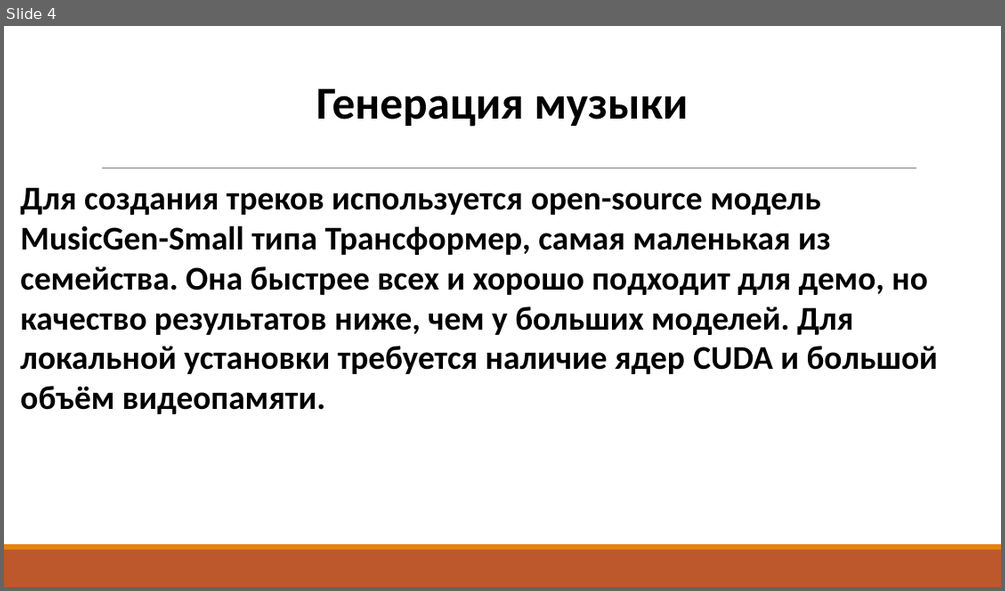
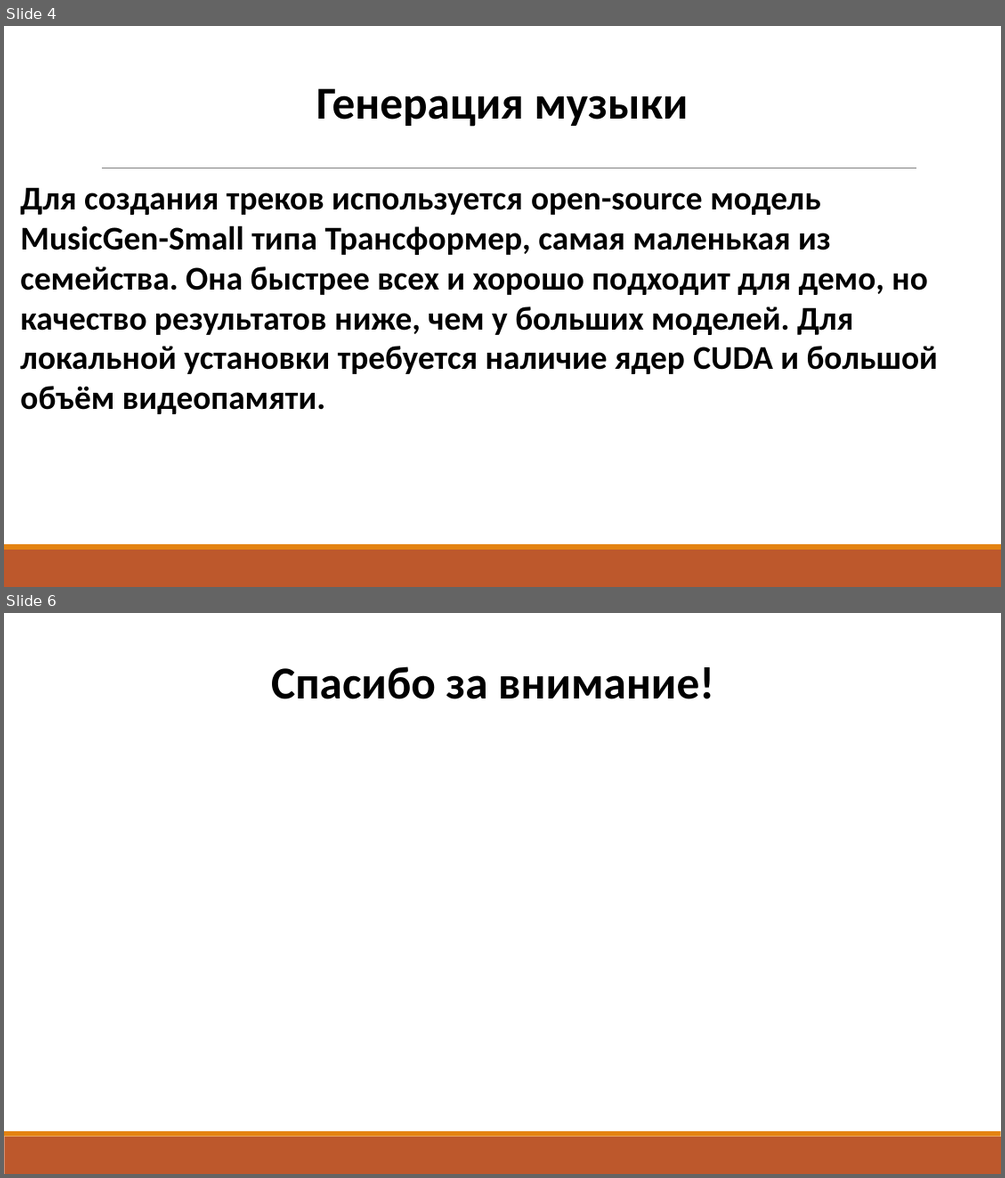
Before and after one commit to A-lex-Ra/python-simple-musicgen, a slide deck: Презентация1.pptx. Shown one above the other, each under a label of ours: slide 4 before the commit, slides 4 and 6 after it; the slides between them are not shown. The pictures are 1005x591 and 1005x1178 pixels, drawn with LibreOffice and Linux fonts; fonts in the diff are those of the drawing. Boxes give left, top, right and bottom in pixels: in the first picture for what was removed or moved away, otherwise in the second. Text is boxed around its words. In the diff, an @@ line names an element or a change of style, - is before the commit and + after.

Commit message:
update presentation

```diff
--- a/Презентация1.pptx
+++ b/Презентация1.pptx
@@ slide 6 added at (x1=4, y1=613, x2=1001, y2=1174), background #FFFFFF; not listed: 2 template elements that a slide beside it also shows @@
@@ text added at (x1=271, y1=666, x2=714, y2=699), 44 pt, text #000000, bold @@
+Спасибо за внимание!
```
Also in this commit, not shown: 1 slide changed.
